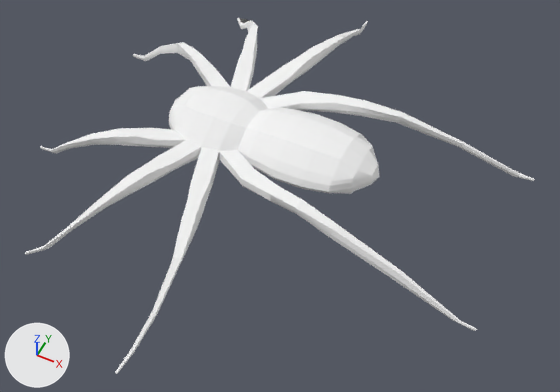
The OBJ model Assets/Models/Spooder.obj, before and after one commit.
One viewpoint serves both versions: a camera (50 mm lens) standing at (3.31, -6.63, 7.29) and looking at (0.22, -0.45, -0.45). The axes (+X, +Y, +Z) are drawn at lower left. The lights are the same throughout. Where no turn or scale is listed for an object, it has been applied to the vertices.

Names of what the first picture shows: 'Spooder'.
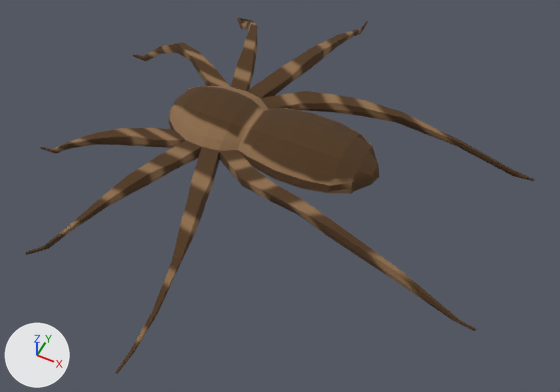
Patch to the scene script:
```diff
--- a/Assets/Models/Spooder.obj.py
+++ b/Assets/Models/Spooder.obj.py
@@ img_spoodertexture_png @@
+img_spoodertexture_png = load_image('SpooderTexture.png', 'SpooderTexture.png', 1024, 1024, 'sRGB')
@@ mat_spoodermat @@
 mat_spoodermat = principled_material('SpooderMat')
-mat_spoodermat.base_color = (0.906, 0.906, 0.906)  # white #f4f4f4
+mat_spoodermat.texture = img_spoodertexture_png
 mat_spoodermat.roughness = 1.0
@@ me_spooder @@
 me_spooder.from_pydata(...)  # 602 vertices, 1200 faces; spans x -3.19..3.19, y -3.64..3.64, z -0.43..0.43
 # used by ob_spooder; location = (0.0, 0.0, 0.0)
+# me_spooder part 1: 1200 kept faces spanning x -3.19..3.19, y -3.64..3.64, z -0.43..0.43 get new texture (UV) coordinates
 me_spooder.materials.append(mat_spoodermat)
```

Where the change shows, as pixel boxes (x1, y1, x2, y2) in the pictures (560 x 392 px):
'Spooder', surface changed (white to brown)
    both: (25, 18, 535, 374)
